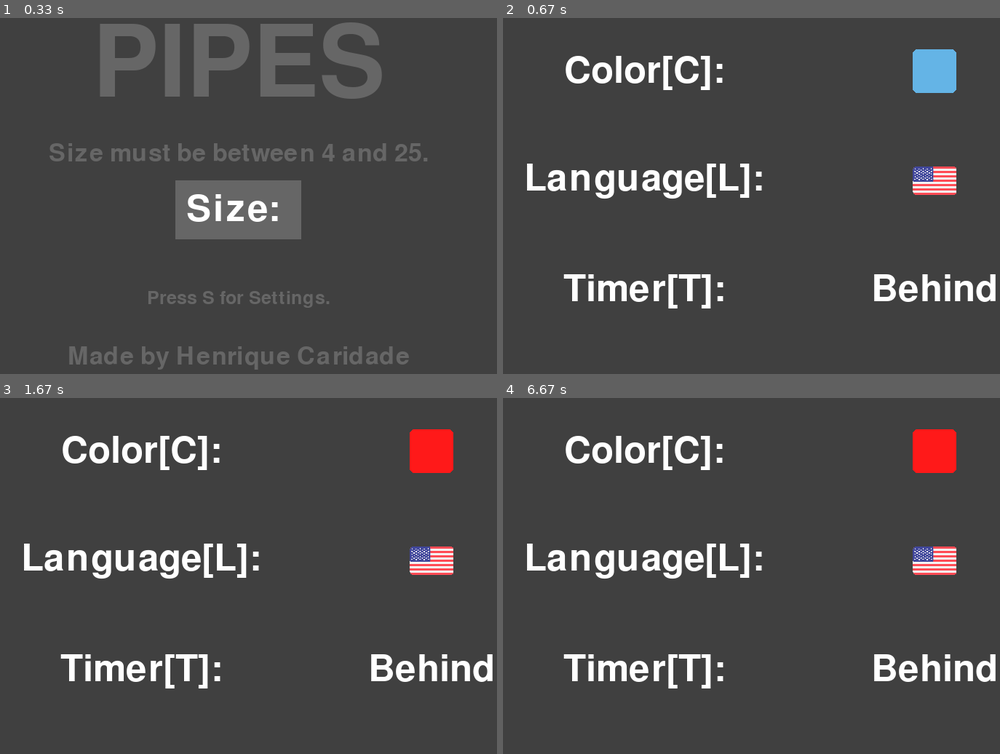
Above: before the commit, frames 1-4 (two rows, left to right).
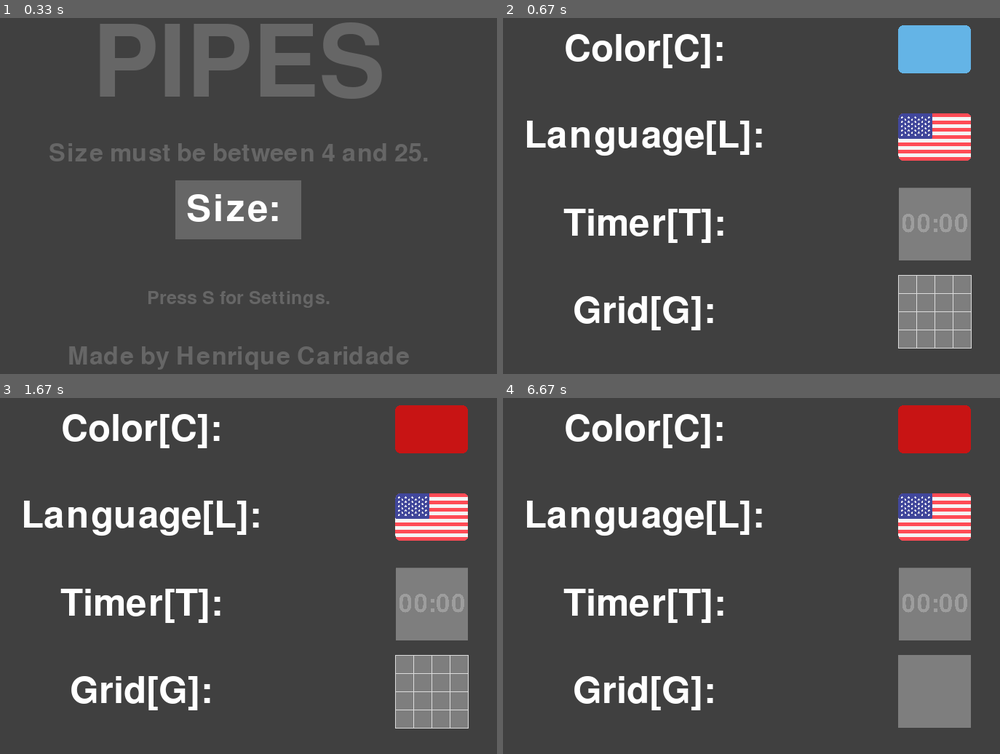
Above: after the commit, the same moments.

Repository: HenriqueCaridade/pipes-pygame
Game: pygame game, started from pipes-pygame.py
Same seed, same stepped clock (60 frames per second), same inputs: the game is played once before the commit and once after it.
Inputs (mouse positions are in pixels of both pictures, inside the frame that each line leads up to):
- Up to frame 1 (0.33 s): no input
- Up to frame 2 (0.67 s): tap S at 0.33 s
- Up to frame 3 (1.67 s): tap G at 0.67 s; hold G 1-1.47 s; tap C at 1.55 s
- Up to frame 4 (6.67 s): tap Enter at 1.88 s; click (751, 604) at 2.27 s; click (721, 487) at 2.6 s; click "Size:" at 3.93 s; click (865, 483) at 4.27 s; click "Size:" at 5.1 s; click (572, 533) at 5.43 s; tap S at 6.22 s; tap G at 6.55 s

Frame 1 is identical in both runs. In frame 2, 19% of the frame differs, in the area x 4-100%, y 2-93%; in frame 3, 20%; in frame 4, 20%.

Commit message:
Add files via upload

Diff:
--- a/pipes-pygame.py
+++ b/pipes-pygame.py
@@ -284,9 +284,15 @@
         aux["portuguese"] = pygame.image.load("Flags\\Portuguese_Flag.png")
         return aux
 
-    def resize_flags(size: int, flags: dict):
+    # Timer Icons
+    def get_timer_icons() -> dict:
+        aux = {"behind": pygame.image.load("Timer Icons\\Behind_Timer.png")}
+        aux["top"] = pygame.image.load("Timer Icons\\Top_Timer.png")
+        return aux
+
+    def resize_icons(size: int, icons: dict) -> dict:
         aux = {}
-        for i, item in flags.items():
+        for i, item in icons.items():
             aux[i] = pygame.transform.scale(item, (size, size))
         return aux
 
@@ -402,13 +408,12 @@
               "background": pygame.Color((64, 64, 64)),
               "error": pygame.Color((180, 30, 30)),
               "grid_back": pygame.Color((170, 170, 170)),
+              "grid_back_solid": pygame.Color((126,126,126)),
               "grid_back_loop": pygame.Color((200, 100, 100)),
               "grid_lines": pygame.Color((220, 220, 220)),
               "green": pygame.Color((0, 200, 0)),
               "loading": pygame.Color((200, 200, 200))}
     BACKGROUND_COLOR = COLORS["background"]
-    FLAGS = get_flags()
-    flags_resized = resize_flags(SCREEN_SIZE[1] // 10, FLAGS)
     IMAGES = get_images()
     images_side_length = 360
     grid_size_BOUNDS = (4, 25)
@@ -416,14 +421,14 @@
     image_color_themes = {"default": ((100,180,230), # Light Blue (Water)
                                       (60,60,150), # Dark blue (Center Node)
                                       (80,160,200)), # Receiver Node
-                          "red": ((255,25,25),
+                          "red": ((200,20,20),
                                   (100, 5, 5),
-                                  (255,90,90)),
-                          "green": ((25,255,25),
-                                    (5, 100, 5),
-                                    (90,255,90)),
-                          "yellow": ((255,255,25),
-                                     (190,190,0),
+                                  (200,80,80)),
+                          "green": ((20,200,20),
+                                    (5, 90, 5),
+                                    (80,220,80)),
+                          "yellow": ((220,220,20),
+                                     (180,180,0),
                                      (255,255,80)),
                           "white": ((220,220,220),
                                     (180,180,180),
@@ -445,8 +450,7 @@
                "color": "Color[C]:",
                "language": "Language[L]:",
                "timer": "Timer[T]:",
-               "top": "Top",
-               "behind": "Behind",
+               "grid": "Grid[G]:",
                "settings": "Press S for Settings."}
     portuguese = {"OutOfRange": "[ERRO] O número que digitou está fora do intervalo.",
                   "Length":"[ERRO] Nenhum input foi dado.",
@@ -458,8 +462,7 @@
                   "color": "Cor[C]:",
                   "language": "Idioma[L]:",
                   "timer": "Cronómetro[T]:",
-                  "top": "Topo",
-                  "behind": "Atrás",
+                  "grid": "Grelha[G]:",
                   "settings": "Clique em S para as Configurações."}
     languages = {"english": english,
                  "portuguese": portuguese}
@@ -527,12 +530,21 @@
     loading_size_font = pygame.font.Font(None, SCREEN_SIZE[1] // 6)
 
     grid_back_alpha = 150
+    is_grid_on = True
     antialias = True
 
     # Settings Screen Variables
+    FLAGS = get_flags()
+    TIMER_ICONS = get_timer_icons()
+
+    settings_icons_size = SCREEN_SIZE[1] // 6
+    flags_resized = resize_icons(settings_icons_size, FLAGS)
+    timer_icons_resized = resize_icons(settings_icons_size, TIMER_ICONS)
+
     settings_color_text = languages[language]["color"]
     settings_language_text = languages[language]["language"]
     settings_timer_text = languages[language]["timer"]
+    settings_grid_text = languages[language]["grid"]
 
     settings_font = pygame.font.Font(None, SCREEN_SIZE[1] // 8)
     settings_color = COLORS["white"]
@@ -667,12 +679,15 @@
                         settings_color_text = languages[language]["color"]
                         settings_language_text = languages[language]["language"]
                         settings_timer_text = languages[language]["timer"]
+                        settings_grid_text = languages[language]["grid"]
                     elif ev.key == pygame.K_c:
                         i = themes_map.index(curr_images_theme)
                         i = (i + 1) % len(themes_map)
                         aux = themes_map[i]
                         change_theme(curr_images_theme, aux, IMAGES)
                         curr_images_theme = aux
+                    elif ev.key == pygame.K_g:
+                        is_grid_on = not is_grid_on
             if ev.type == pygame.VIDEORESIZE:
                 SCREEN_SIZE = pygame.display.get_window_size()
                 TEXTBOX_SIZE = (SCREEN_SIZE[0] // 8, SCREEN_SIZE[1] // 8)
@@ -727,7 +742,9 @@
                         for i in _:
                             i.update_image()
 
-                flags_resized = resize_flags(SCREEN_SIZE[1] // 10, FLAGS)
+                settings_icons_size = SCREEN_SIZE[1] // 6
+                flags_resized = resize_icons(settings_icons_size, FLAGS)
+                timer_icons_resized = resize_icons(settings_icons_size, TIMER_ICONS)
 
         # --- Display Screen --- #
         screen.fill(BACKGROUND_COLOR)
@@ -798,10 +815,11 @@
             screen.blit(grid_back_rect_screen, grid_origin)
 
             # Grid
-            for x in range(grid_origin[0], grid_origin[0] + grid_size + 1, images_side_length):
-                pygame.draw.line(screen, COLORS["grid_lines"], (x, grid_origin[1]), (x, grid_origin[1] + grid_size))
-            for y in range(grid_origin[1], grid_origin[1] + grid_size + 1, images_side_length):
-                pygame.draw.line(screen, COLORS["grid_lines"], (grid_origin[0], y), (grid_origin[0] + grid_size, y))
+            if is_grid_on:
+                for x in range(grid_origin[0], grid_origin[0] + grid_size + 1, images_side_length):
+                    pygame.draw.line(screen, COLORS["grid_lines"], (x, grid_origin[1]), (x, grid_origin[1] + grid_size))
+                for y in range(grid_origin[1], grid_origin[1] + grid_size + 1, images_side_length):
+                    pygame.draw.line(screen, COLORS["grid_lines"], (grid_origin[0], y), (grid_origin[0] + grid_size, y))
 
             # Display Game Matrix
             for row in game_matrix:
@@ -809,7 +827,7 @@
                     image = item.image
                     image = pygame.transform.rotate(image, - 90 * item.rot)
                     image_pos = (grid_origin[0] + item.pos[0] * images_side_length,
-                                 grid_origin[1] + item.pos[1] * images_side_length)
+                                  grid_origin[1] + item.pos[1] * images_side_length)
                     screen.blit(image, image_pos)
 
             # Victory Text
@@ -824,38 +842,51 @@
         elif curr_screen == "settings":
             # --- Settings Screen --- #
 
+            options = 5 # +1
             l_cen = SCREEN_SIZE[0] // 6 * 2
             r_cen = l_cen // 2 * 5
 
             # Color Setting
             color_surface = settings_font.render(settings_color_text, antialias, settings_color)
             screen.blit(color_surface, (l_cen - color_surface.get_width() // 2,
-                                        SCREEN_SIZE[1] // 4 - color_surface.get_height() // 2))
-
-            color_rect_size = SCREEN_SIZE[1] // 10
+                                        SCREEN_SIZE[1] // options - color_surface.get_height() // 2))
+
             pygame.draw.rect(screen, image_color_themes[curr_images_theme][0],
-                             pygame.Rect(r_cen - color_rect_size // 2, SCREEN_SIZE[1] // 4 - color_rect_size // 2,
-                                         color_rect_size, color_rect_size),
-                             border_radius = SCREEN_SIZE[1] // 100)
+                             pygame.Rect(r_cen - settings_icons_size // 2, SCREEN_SIZE[1] // options - settings_icons_size // 3,
+                                         settings_icons_size, settings_icons_size // 3 * 2),
+                             border_radius = SCREEN_SIZE[1] // 80)
 
             # Language Setting
             language_surface = settings_font.render(settings_language_text, antialias, settings_color)
             screen.blit(language_surface, (l_cen - language_surface.get_width() // 2,
-                                           (SCREEN_SIZE[1] - language_surface.get_height()) // 2))
+                                           SCREEN_SIZE[1] // options * 2 - language_surface.get_height() // 2))
 
             curr_flag = flags_resized[language]
-            flag_size = curr_flag.get_size()
-            screen.blit(curr_flag, (r_cen - flag_size[0] // 2, (SCREEN_SIZE[1] - flag_size[1]) // 2))
+            screen.blit(curr_flag, (r_cen - settings_icons_size // 2, SCREEN_SIZE[1] // options * 2 - settings_icons_size // 2))
 
             # Timer Setting
             settings_timer_surface = settings_font.render(settings_timer_text, antialias, settings_color)
             screen.blit(settings_timer_surface, (l_cen - settings_timer_surface.get_width() // 2,
-                                                 SCREEN_SIZE[1] // 4 * 3 - settings_timer_surface.get_height() // 2))
+                                                 SCREEN_SIZE[1] // options * 3 - settings_timer_surface.get_height() // 2))
 
             timer_setting = "behind" if is_timer_back else "top"
-            settings_timer_setting_surface = settings_font.render(languages[language][timer_setting], antialias, settings_color)
-            screen.blit(settings_timer_setting_surface, (r_cen - settings_timer_setting_surface.get_width() // 2,
-                                                        SCREEN_SIZE[1] // 4 * 3 - settings_timer_setting_surface.get_height() // 2))
+            timer_icon = timer_icons_resized[timer_setting]
+            screen.blit(timer_icon, (r_cen - settings_icons_size // 2, SCREEN_SIZE[1] // options * 3 - settings_icons_size // 2))
+
+            # GridSetting
+            settings_grid_surface = settings_font.render(settings_grid_text, antialias, settings_color)
+            screen.blit(settings_grid_surface, (l_cen - settings_grid_surface.get_width() // 2,
+                                                SCREEN_SIZE[1] // options * 4 - settings_grid_surface.get_height() // 2))
+
+            grid_icon_pos = (r_cen - settings_icons_size // 2, SCREEN_SIZE[1] // options * 4 - settings_icons_size // 2)
+            pygame.draw.rect(screen, COLORS["grid_back_solid"], pygame.Rect(grid_icon_pos,(settings_icons_size, settings_icons_size)))
+            if is_grid_on:
+                grid_icon_end = (grid_icon_pos[0] + settings_icons_size, grid_icon_pos[1] + settings_icons_size)
+                grid_icon_step = settings_icons_size // 4
+                for x in range(grid_icon_pos[0], grid_icon_end[0] + 1, grid_icon_step):
+                    pygame.draw.line(screen, COLORS["grid_lines"], (x, grid_icon_pos[1]), (x, grid_icon_pos[1] + settings_icons_size))
+                for y in range(grid_icon_pos[1], grid_icon_end[1] + 1, grid_icon_step):
+                    pygame.draw.line(screen, COLORS["grid_lines"], (grid_icon_pos[0], y), (grid_icon_pos[0] + settings_icons_size, y))
 
         # Center Check
         # pygame.draw.line(screen, (0, 0, 0), (SCREEN_SIZE[0] // 2, 0), (SCREEN_SIZE[0] // 2, SCREEN_SIZE[1]))
